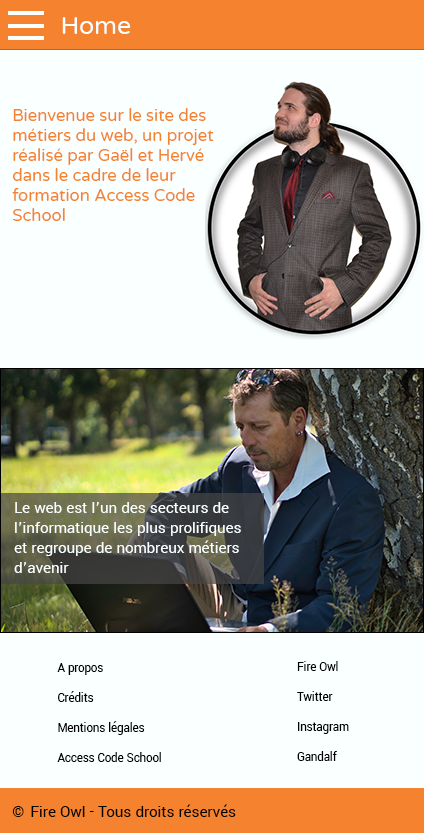
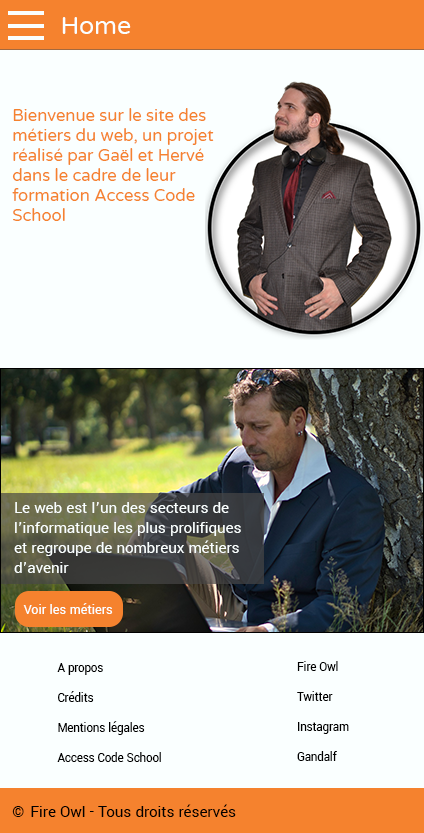
Revision of a layered 424 × 833 image; what changed, layer by layer:
added layer "Voir les métiers" (1st of 2) above "Button" over [23, 603, 113, 614]
added layer "Button" (1st of 2) above "hamburger" over [15, 591, 123, 627]
